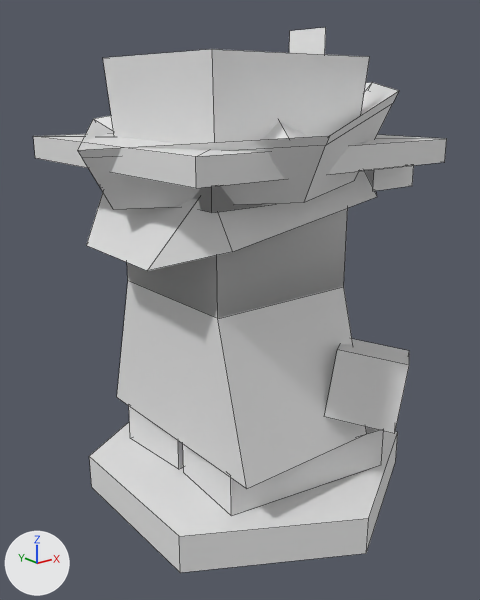
Before and after pictures for a commit that changed the FBX model Assets/Prefabs/Main Game/Troops/_Troop Meshes/Troop.fbx.
One viewpoint serves both versions: a 50 mm lens placed at (-3.51, -4.26, 3.44), pointed at (-0.12, -0.02, 1.75). The axes (+X, +Y, +Z) are drawn at lower left. The lights are the same throughout. The first picture is the older version. Mesh edges are drawn as thin lines. Where no turn or scale is listed for an object, it has been applied to the vertices.

In view in the first picture: 'Admiral Hat', 'Base', 'Colonial Hat', 'Farmers Hat', 'Hand R', 'Head', 'Pith Helmet' and 1 more.
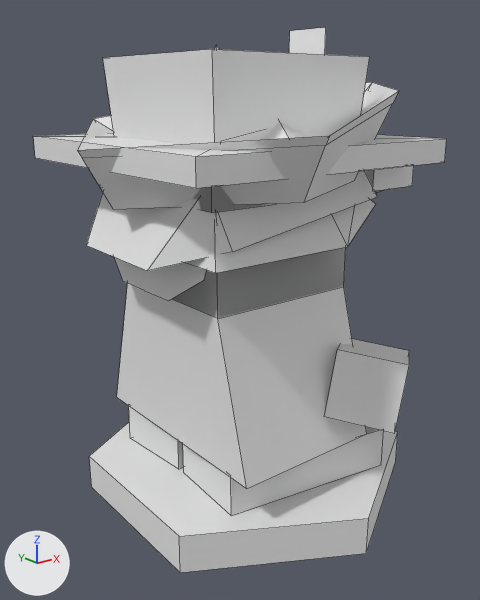
Pixel boxes [x1, y1, x2, y2] of what changed, in the pictures (480 x 600 px):
'Stahlhelm', added
    after: [184, 200, 376, 273]
'Picklehaube', added (mostly hidden)
    after: [114, 45, 219, 301]

Diff of the bpy script that builds the scene:
```diff
--- a/Assets/Prefabs/Main Game/Troops/_Troop Meshes/Troop.fbx.py
+++ b/Assets/Prefabs/Main Game/Troops/_Troop Meshes/Troop.fbx.py
@@ me_cube_013 @@
+me_cube_013.from_pydata(...)  # 20 vertices, 17 faces; spans x -1.0..0.77, y -0.87..0.87, z 2.31..3.19
+me_cube_013.materials.append(mat_base)  # white #e7e7e7
@@ me_cube_014 @@
+me_cube_014.from_pydata(...)  # 40 vertices, 19 faces; spans x -1.03..0.91, y -0.67..0.67, z 2.0..3.78
+me_cube_014.materials.append(mat_base)  # white #e7e7e7
@@ ob_stahlhelm @@
+ob_stahlhelm = bpy.data.objects.new('Stahlhelm', me_cube_013)
+ob_stahlhelm.location = (0.0, 0.0, 0.0)
@@ ob_picklehaube @@
+ob_picklehaube = bpy.data.objects.new('Picklehaube', me_cube_014)
+ob_picklehaube.location = (0.0, 0.0, 0.0)
```
